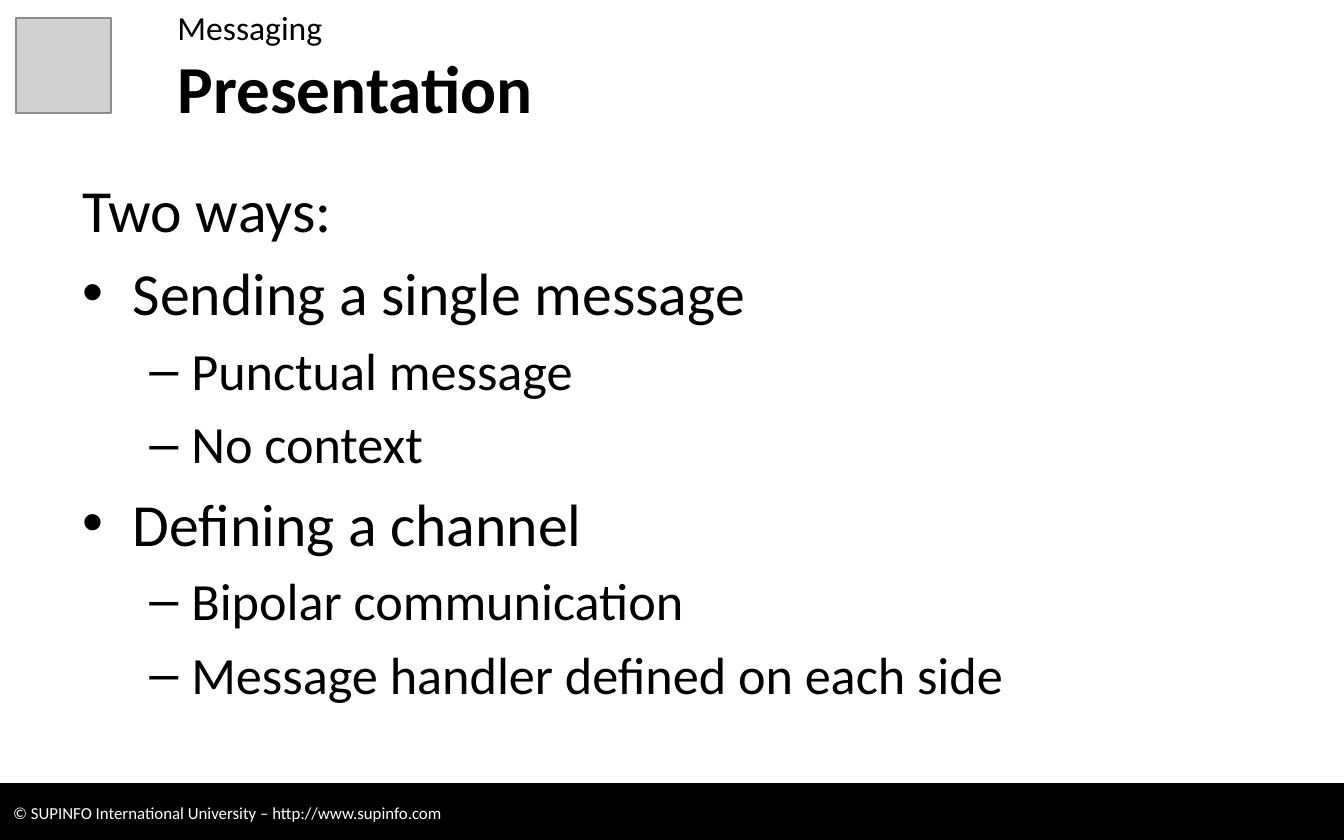
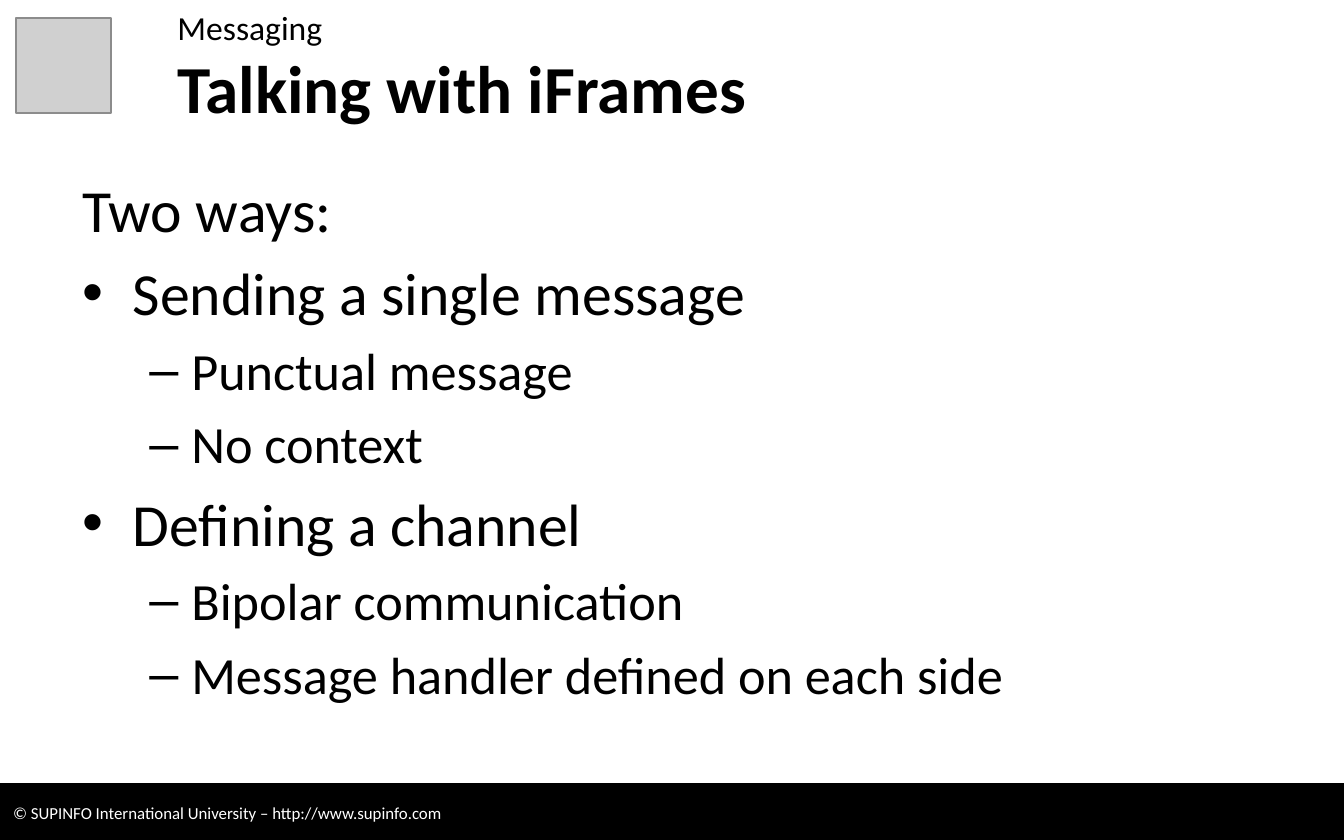
Before and after one commit to CodeCourses/3WEB, a slide deck: slide 6 of 05 - HTML5 - New APIs 1 [RC without Labs].pptx (slide 40 before the commit). Drawn at 1344x840 pixels with LibreOffice and Linux fonts; fonts in the diff are those of the drawing; grey boxes stand for pictures; background and template pictures are left out. Boxes give left, top, right and bottom in pixels: in the first picture for what was removed or moved away, otherwise in the second. Text is boxed around its words. In the diff, an @@ line names an element or a change of style, - is before the commit and + after.

```diff
--- a/05 - HTML5 - New APIs 1 [RC without Labs].pptx
+++ b/05 - HTML5 - New APIs 1 [RC without Labs].pptx
@@ title at <box>177,66,746,125</box>: text changed @@
-Presentation
+Talking with iFrames
```
Also in this commit, not shown: 10 other slides changed, 14 slides added, 1 slide removed, 9 other files.
